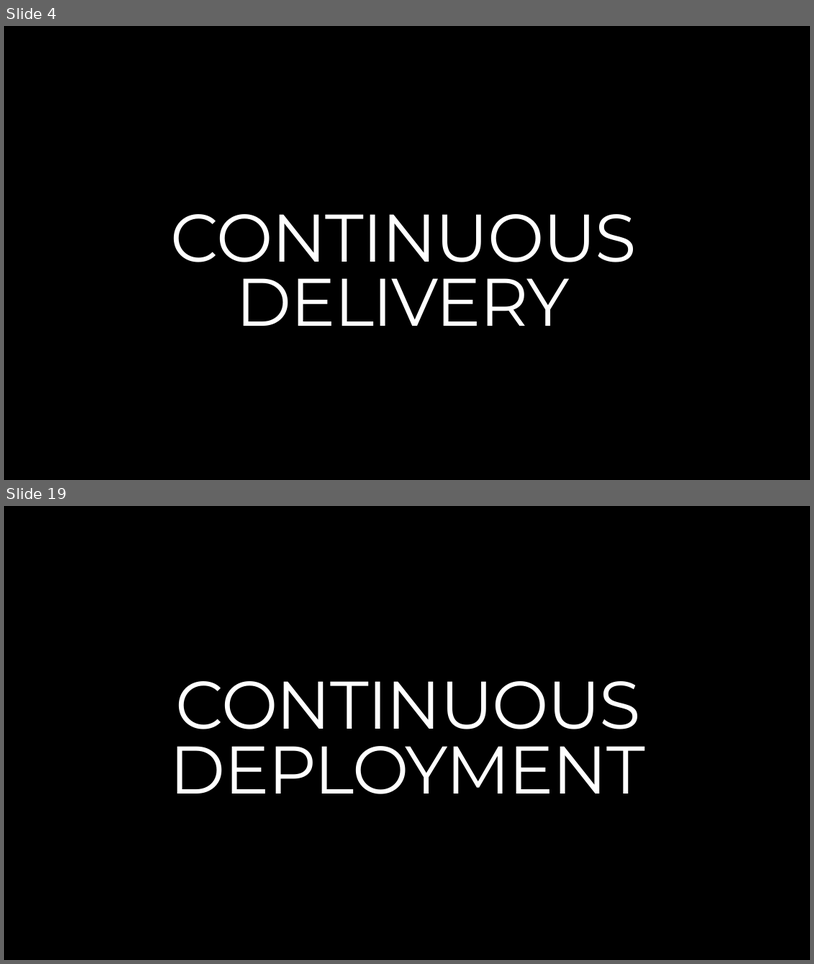
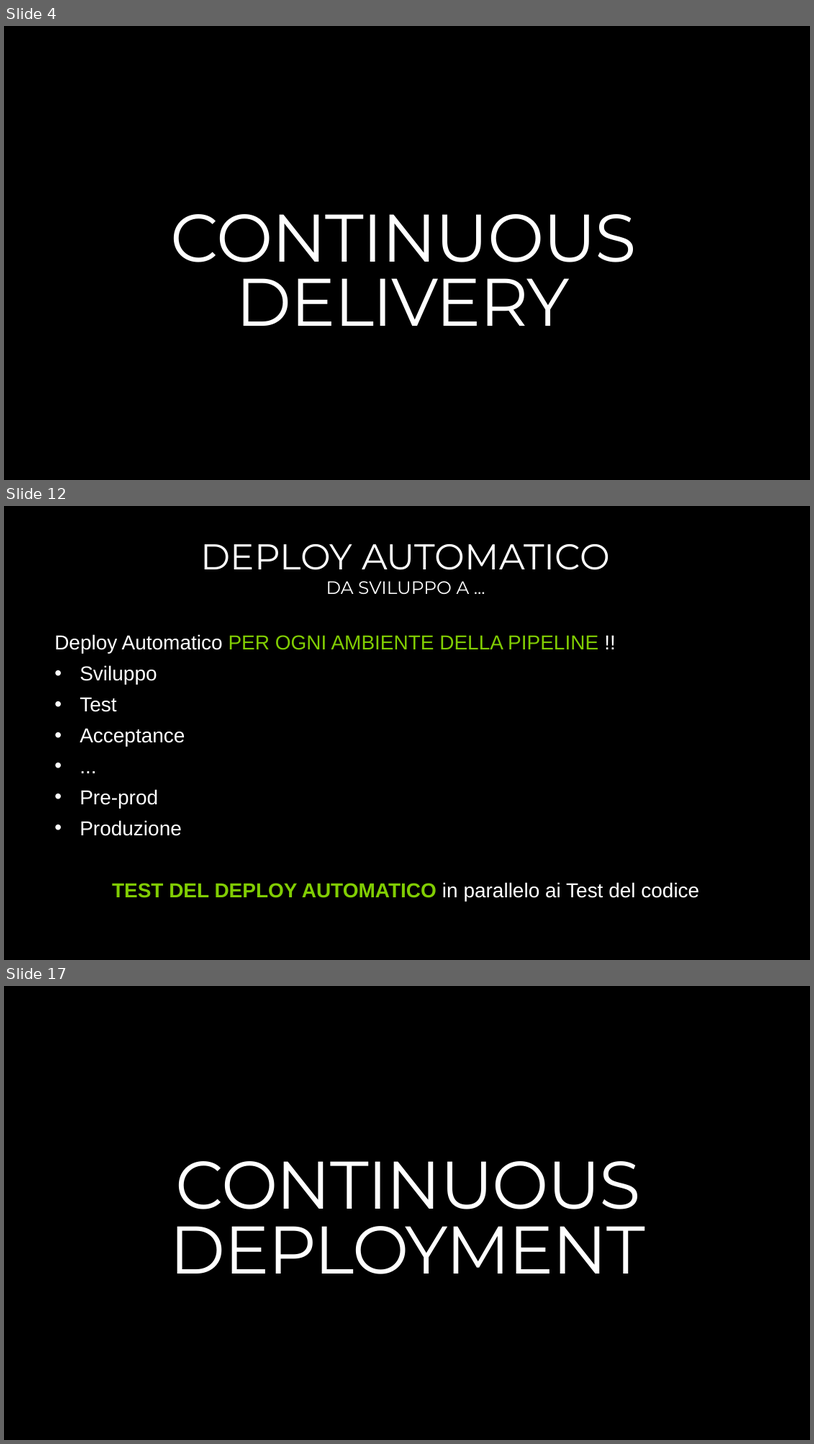
Before and after one commit to endless-upgrade/DevOpsHours, a slide deck: DEVOPS-3-TODO.pptx. Shown one above the other, each under a label of ours: slides 4 and 19 before the commit, slides 4, 12 and 17 after it; the slides between them are not shown. The pictures are 814x964 and 814x1444 pixels, drawn with LibreOffice and Linux fonts; fonts in the diff are those of the drawing; background and template pictures are left out. Boxes give left, top, right and bottom in pixels: in the first picture for what was removed or moved away, otherwise in the second. Text is boxed around its words. In the diff, an @@ line names an element or a change of style, - is before the commit and + after.

```diff
--- a/DEVOPS-3-TODO.pptx
+++ b/DEVOPS-3-TODO.pptx
@@ slide 12 added at box(4, 506, 810, 960), background #000000 @@
@@ title added at box(201, 544, 611, 570), 32 pt, text #FFFFFF @@
+DEPLOY AUTOMATICO
@@ subtitle added at box(327, 581, 470, 594), 16 pt, text #FFFFFF @@
+DA SVILUPPO A ...
@@ text added at box(54, 634, 700, 901), 18 pt, text #FFFFFF @@
+Deploy Automatico PER OGNI AMBIENTE DELLA PIPELINE !!
+• Sviluppo
+• Test
+• Acceptance
+• ...
+• Pre-prod
+• Produzione
+TEST DEL DEPLOY AUTOMATICO in parallelo ai Test del codice
@@ what was slide 19 is now slide 17 @@
```
Also in this commit, not shown: 2 slides changed, 14 other slides added, 14 slides removed.
